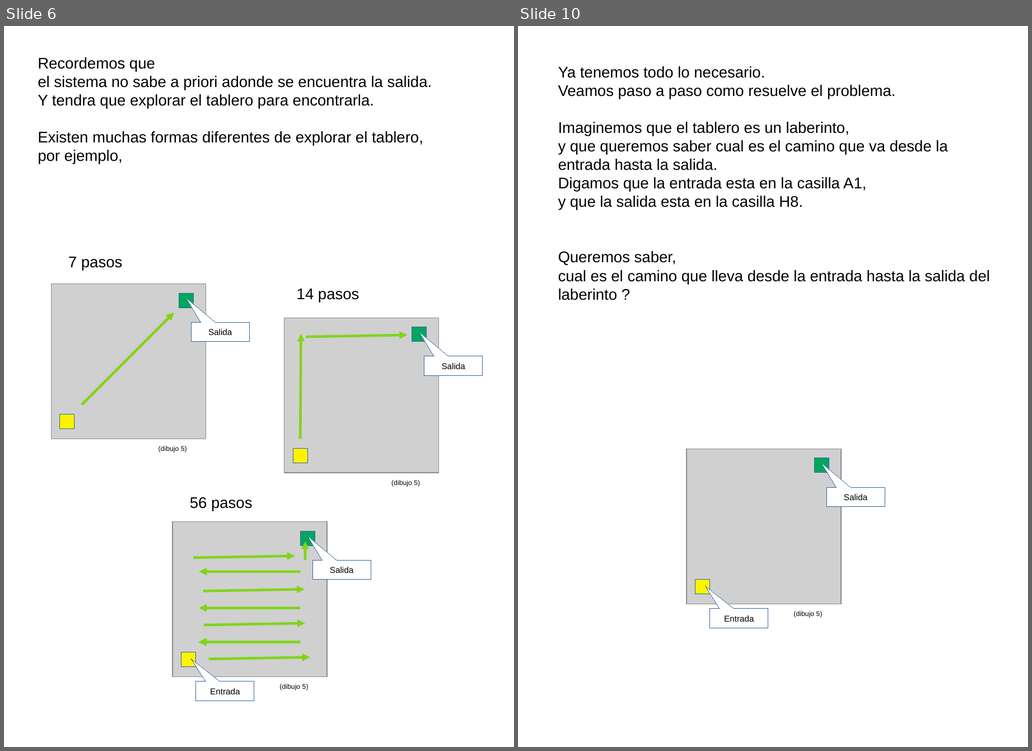
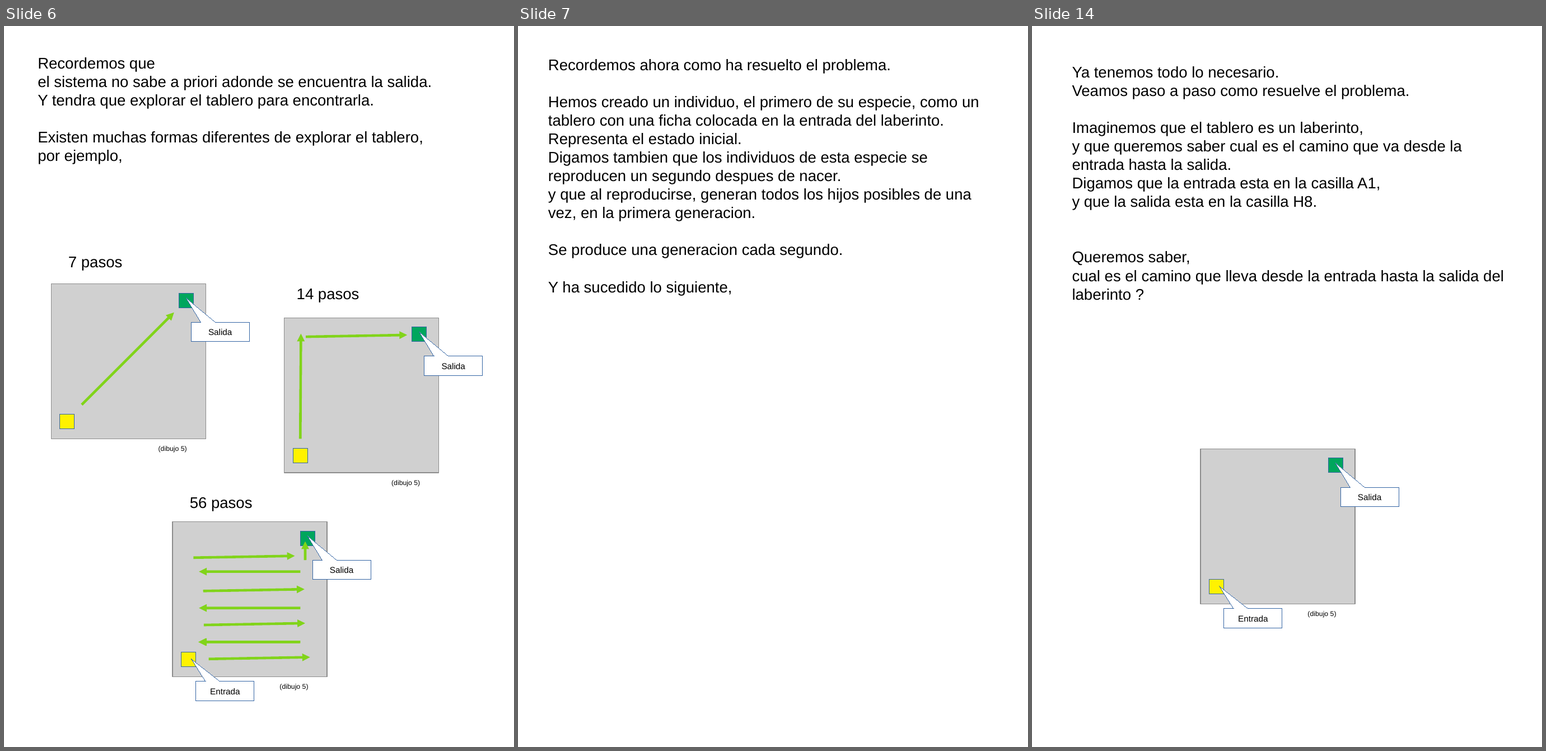
Before and after one commit to fabhrius/La-Cosa, a slide deck: capitulos/Eficiencia y numero de calculos/Eficiencia y numero de calculos.odp. Shown side by side, each under a label of ours: slides 6 and 10 before the commit, slides 6, 7 and 14 after it; the slides between them are not shown. The pictures are 1032x751 and 1546x751 pixels, drawn with LibreOffice and Linux fonts; fonts in the diff are those of the drawing; grey boxes stand for pictures. Boxes give left, top, right and bottom in pixels: in the first picture for what was removed or moved away, otherwise in the second. Text is boxed around its words. In the diff, an @@ line names an element or a change of style, - is before the commit and + after.

```diff
--- a/capitulos/Eficiencia y numero de calculos/Eficiencia y numero de calculos.odp
+++ b/capitulos/Eficiencia y numero de calculos/Eficiencia y numero de calculos.odp
@@ slide 7 added at [518,26,1028,747], background #FFFFFF @@
@@ text added at [548,59,979,258], 18 pt, text #000000 @@
+Recordemos ahora como ha resuelto el problema.
+Hemos creado un individuo, el primero de su especie, como un tablero con una ficha colocada en la entrada del laberinto.
+Representa el estado inicial.
+Digamos tambien que los individuos de esta especie se reproducen un segundo despues de nacer.
+y que al reproducirse, generan todos los hijos posibles de una vez, en la primera generacion.
+Se produce una generacion cada segundo.
+Y ha sucedido lo siguiente,
@@ what was slide 10 is now slide 14 @@
```
Also in this commit, not shown: 1 slide changed, 4 other slides added, 1 slide removed, 1 other file.
